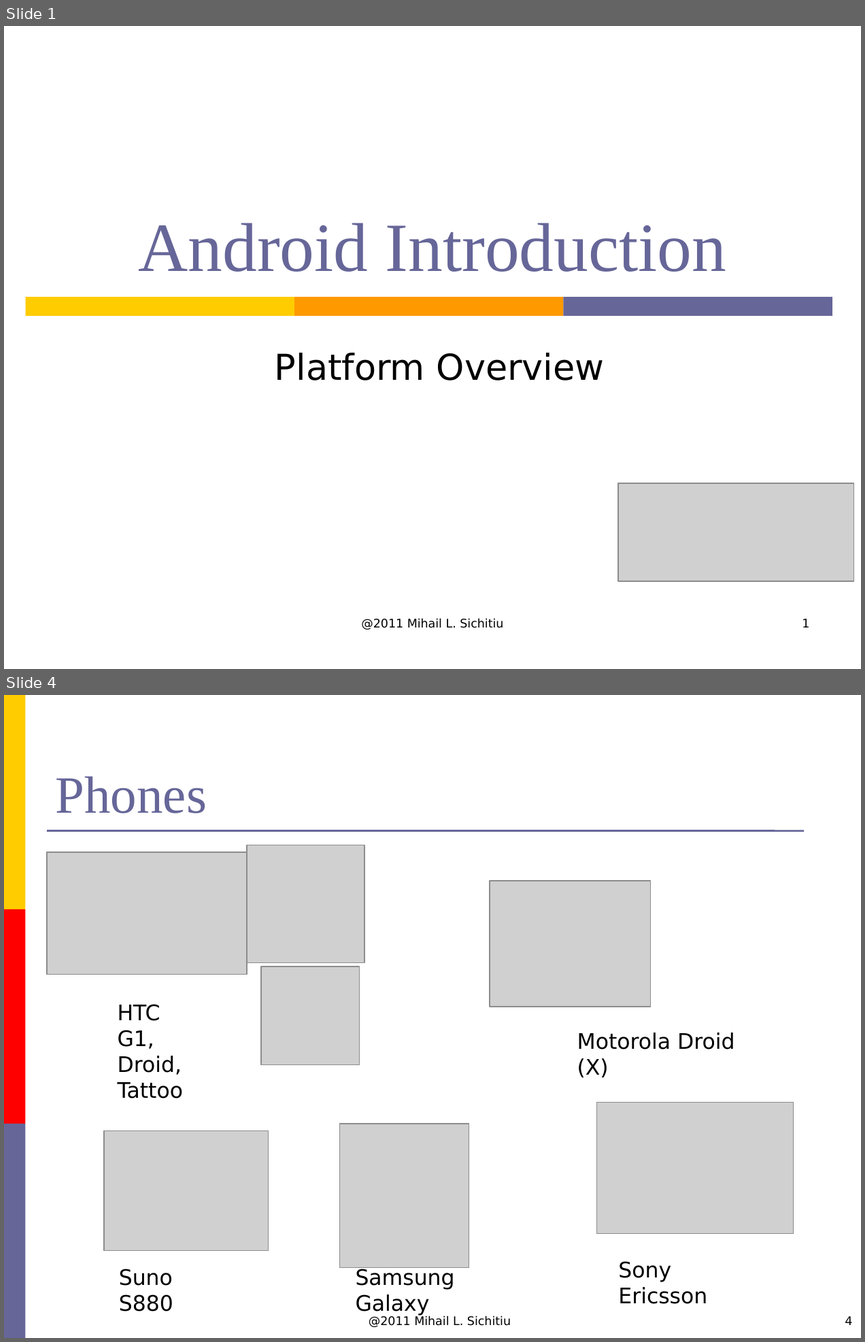
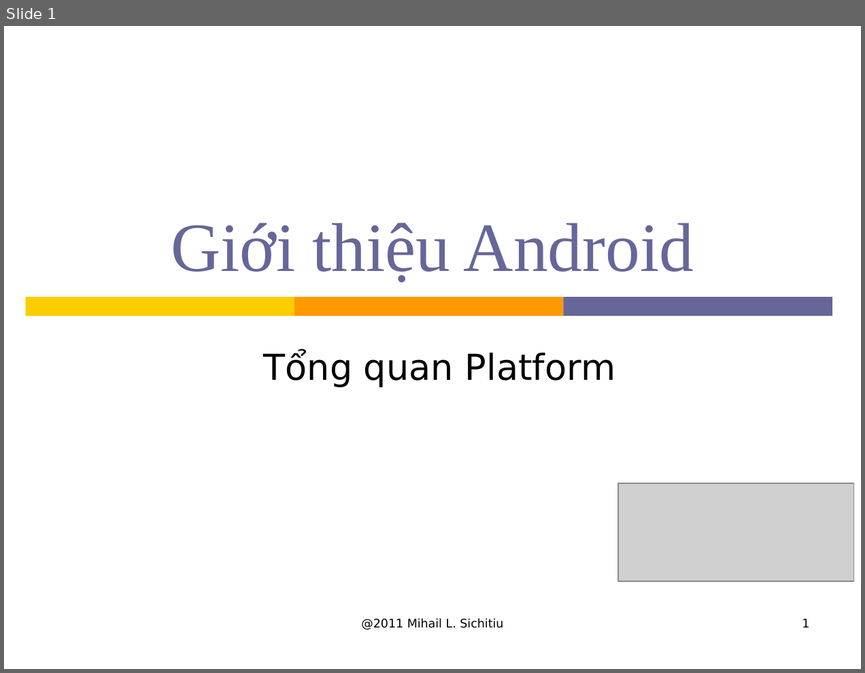
Before and after one commit to hungdien/google-map-api-and-map-on-android, a slide deck: Reports/Presentation.ppt. Shown one above the other, each under a label of ours: slides 1 and 4 before the commit, slide 1 after it; the slides between them are not shown. The pictures are 865x1342 and 865x673 pixels, drawn with LibreOffice and Linux fonts; fonts in the diff are those of the drawing; grey boxes stand for pictures; background and template pictures are left out. Boxes give left, top, right and bottom in pixels: in the first picture for what was removed or moved away, otherwise in the second. Text is boxed around its words. In the diff, an @@ line names an element or a change of style, - is before the commit and + after.

```diff
--- a/Reports/Presentation.ppt
+++ b/Reports/Presentation.ppt
@@ slide 4 removed at (4,695,861,1338), background #FFFFFF @@
@@ rectangle removed at (4,695,26,909) @@
@@ title removed at (56,776,207,813) @@
-Phones
@@ line removed from (47, 830) to (804, 830) @@
@@ picture removed at (47,852,247,974) @@
@@ picture removed at (247,845,364,963) @@
@@ picture removed at (490,881,651,1007) @@
@@ rectangle removed at (4,909,26,1123) @@
@@ picture removed at (261,966,360,1065) @@
@@ text removed at (118,1004,183,1098) @@
-HTC G1,
-Droid,
-Tattoo
@@ text removed at (577,1032,734,1077) @@
-Motorola Droid (X)
@@ picture removed at (597,1102,793,1233) @@
@@ rectangle removed at (4,1123,26,1338) @@
@@ picture removed at (104,1130,269,1250) @@
@@ picture removed at (340,1123,469,1268) @@
@@ text removed at (618,1261,707,1304) @@
-Sony Ericsson
@@ text removed at (119,1268,173,1311) @@
-Suno S880
@@ text removed at (356,1267,455,1315) @@
-Samsung Galaxy
@@ text removed at (368,1316,511,1327) @@
-@2011 Mihail L. Sichitiu
@@ page number removed at (844,1316,852,1325) @@
-4
@@ slide 1 changed as well @@
@@ title at (171,223,694,282): text changed @@
-Android Introduction
+Giới thiệu Android
@@ subtitle at (264,351,615,387): text changed @@
-Platform Overview
+Tổng quan Platform
```
Also in this commit, not shown: 3 other slides changed, 2 slides added, 10 other slides removed.
